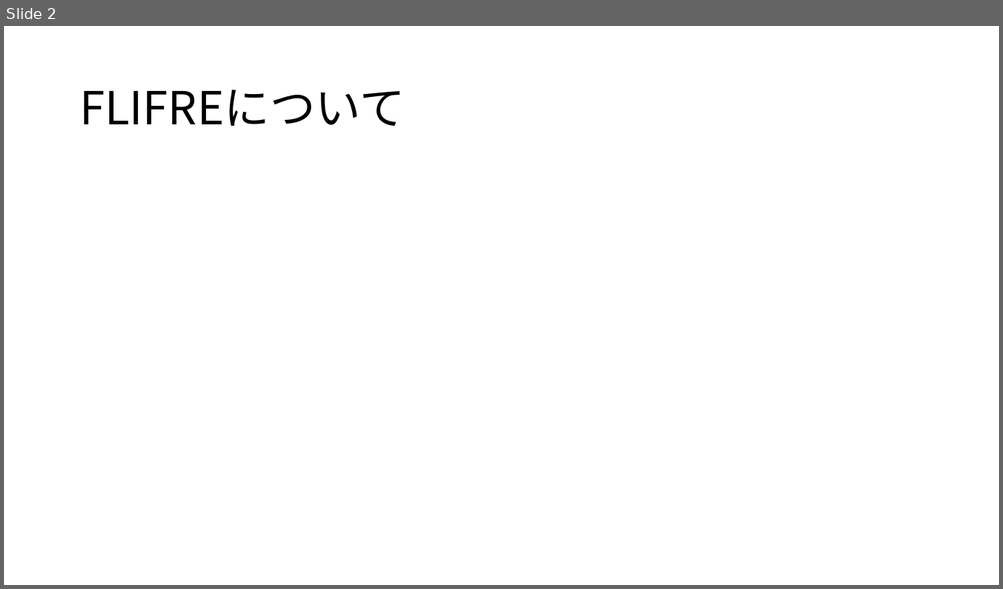
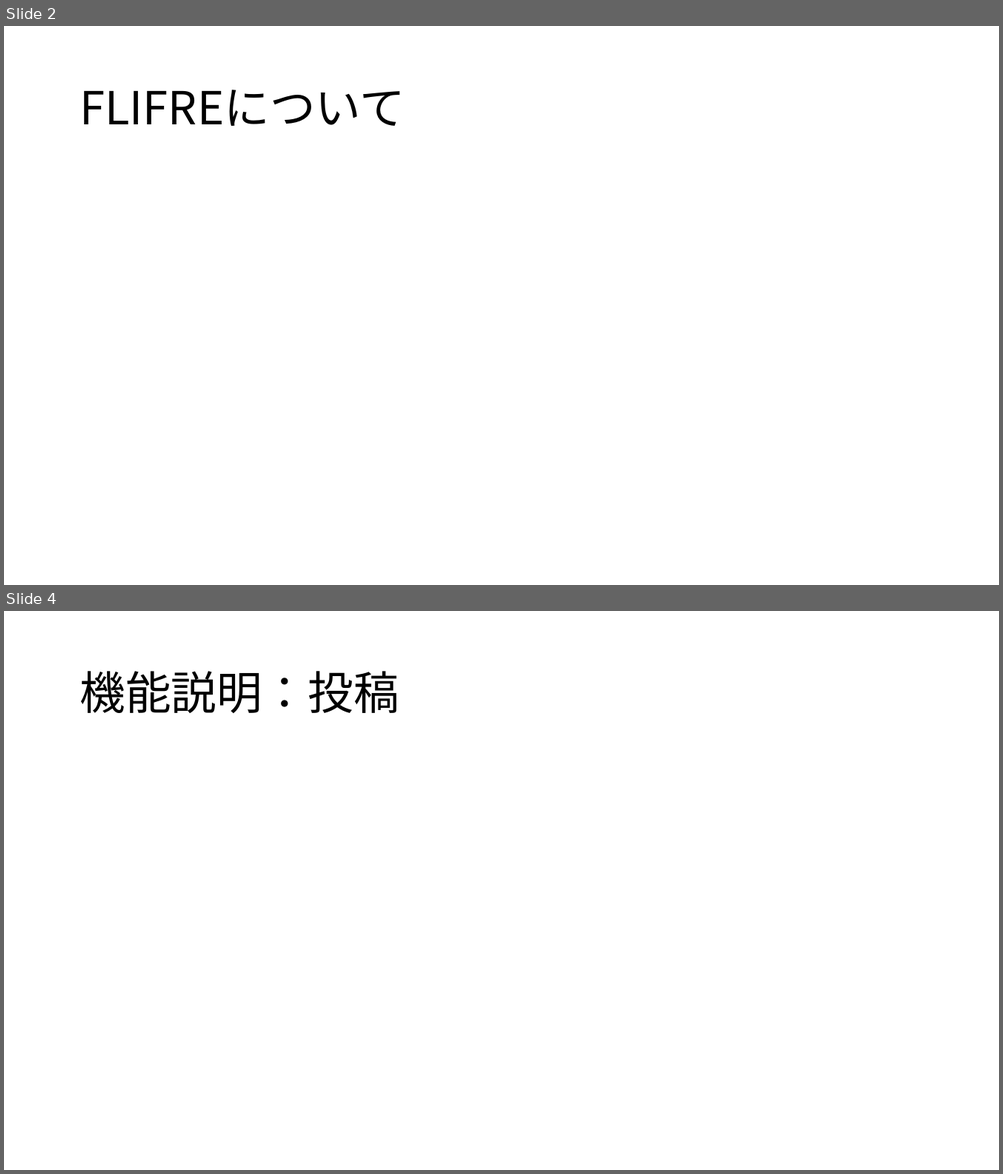
Before and after one commit to dojo2022/B-3, a slide deck: doc/B3炙りえんがわ_成果発表会資料.pptx. Shown one above the other, each under a label of ours: slide 2 before the commit, slides 2 and 4 after it; the slides between them are not shown. The pictures are 1003x589 and 1003x1174 pixels, drawn with LibreOffice and Linux fonts; fonts in the diff are those of the drawing. Boxes give left, top, right and bottom in pixels: in the first picture for what was removed or moved away, otherwise in the second. Text is boxed around its words. In the diff, an @@ line names an element or a change of style, - is before the commit and + after.

```diff
--- a/doc/B3炙りえんがわ_成果発表会資料.pptx
+++ b/doc/B3炙りえんがわ_成果発表会資料.pptx
@@ slide 4 added at [4,611,999,1170], background #FFFFFF @@
@@ title added at [79,671,398,713], 44 pt, text #000000 @@
+機能説明：投稿
```
Also in this commit, not shown: 2 slides changed, 5 other slides added.
